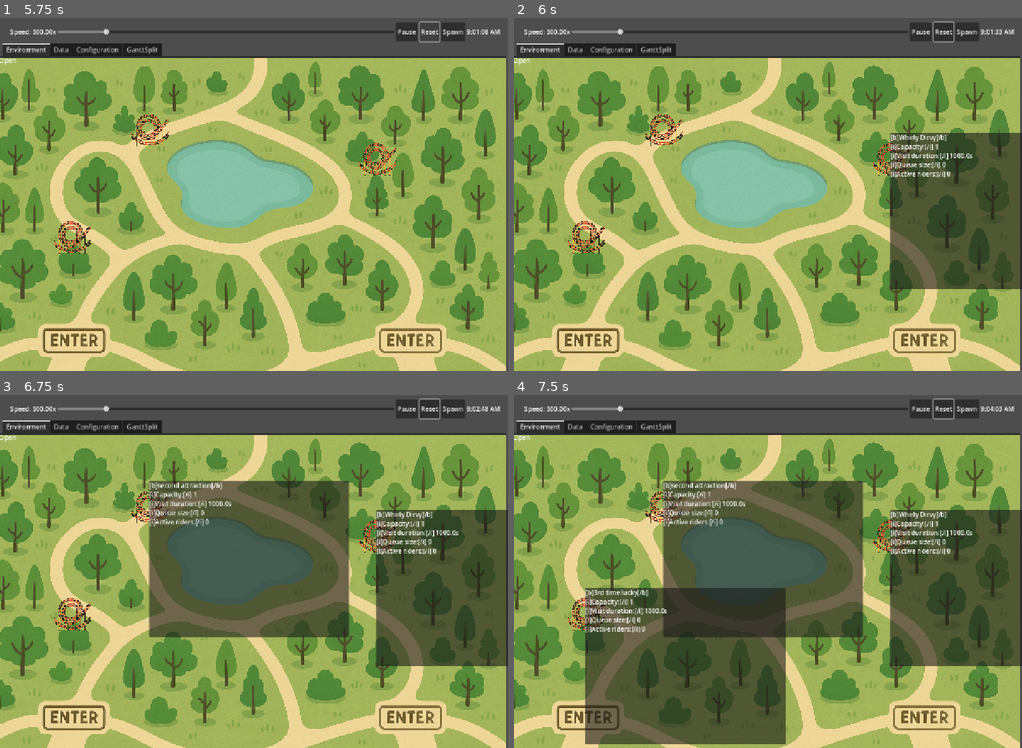
Above: before the commit, frames 1-4 (two rows, left to right).
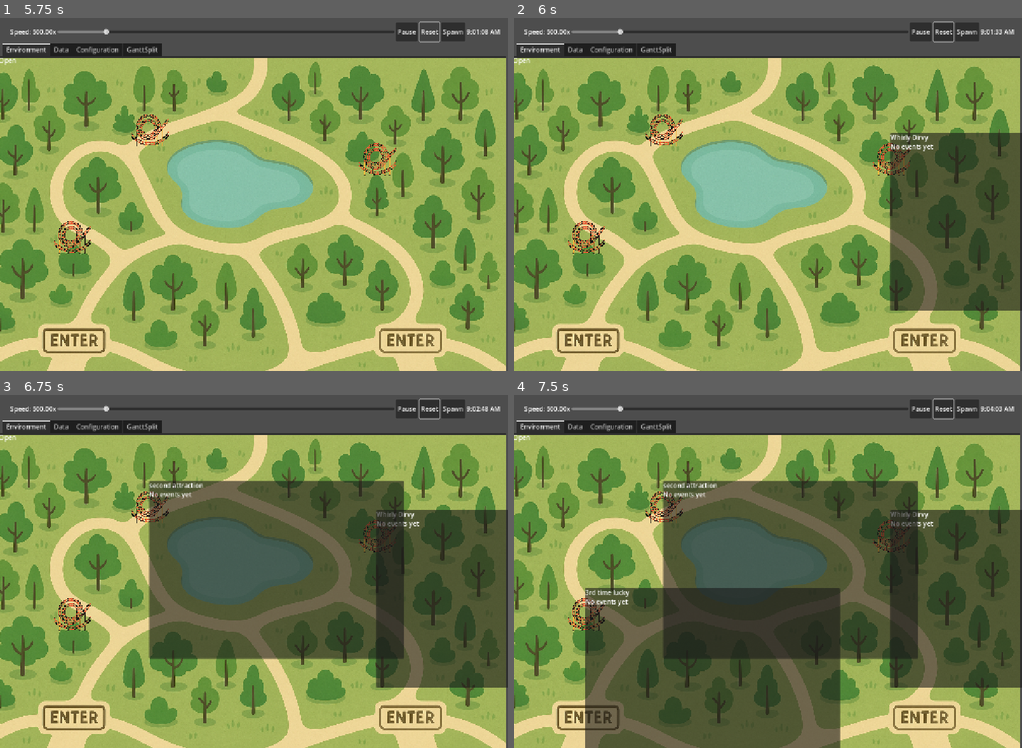
Above: after the commit, the same moments.

Repository: drewcydrew/sim-testing
Game: Godot game, scene res://Classes/World/World.tscn
Same seed, same stepped clock (60 frames per second), same inputs: the game is played once before the commit and once after it. The engine's default icon, where the game draws it, is replaced by a stand-in: a white triangle on a blue panel in a dark square.
Inputs (mouse positions are in pixels of both pictures, inside the frame that each line leads up to):
- Up to frame 1 (5.75 s): click "Play" at 0.5 s; click "Spawn" at 1.25 s; click "Spawn" at 2 s; click "Spawn" at 2.75 s; click "Pause" at 3.5 s; click "Play" at 4.25 s; click "Reset" at 5 s
- Up to frame 2 (6 s): drag from (874, 145) to (651, 116) at 5.77 s
- Up to frame 3 (6.75 s): drag from (137, 493) to (360, 522) at 6.52 s
- Up to frame 4 (7.5 s): move the mouse to (569, 599) at 7.27 s; click (569, 599) at 7.42 s

Frame 1 is identical in both runs. In frame 2, 2.2% of the frame differs, in the area x 74-100%, y 32-83%; in frame 3, 10%; in frame 4, 15%, in the area x 14-100%, y 24-100%.

Commit message:
Updating Attraction scene to use event tooltip

Diff:
--- a/Classes/Attraction/attraction.gd
+++ b/Classes/Attraction/attraction.gd
@@ -187,26 +187,27 @@
 		push_warning("Attraction has no tooltip_scene assigned.")
 		return
 
+	# Already visible? Just bring to front
 	if tooltip_instance != null and is_instance_valid(tooltip_instance):
-		# Just refresh text if already there
-		if tooltip_instance.has_method("show_tooltip"):
-			tooltip_instance.call("show_tooltip", _build_tooltip_text())
-		elif tooltip_instance.has_method("set_text"):
-			tooltip_instance.call("set_text", _build_tooltip_text())
-		return
-
+		tooltip_instance.raise()
+		tooltip_instance.visible = true
+		return
+
+	# Create fresh instance
 	tooltip_instance = tooltip_scene.instantiate() as Control
 	add_child(tooltip_instance)
 
+	# Position it above the attraction
 	tooltip_instance.position = Vector2(0, -60)
-
-	if tooltip_instance.has_method("show_tooltip"):
-		tooltip_instance.call("show_tooltip", _build_tooltip_text())
-	elif tooltip_instance.has_method("set_text"):
-		tooltip_instance.call("set_text", _build_tooltip_text())
-
 	tooltip_instance.visible = true
 	tooltip_instance.mouse_filter = Control.MOUSE_FILTER_IGNORE
+
+	# IMPORTANT: set row_key so it tracks this attraction
+	if tooltip_instance.has_method("set_row_key"):
+		tooltip_instance.call("set_row_key", attractionName)
+	else:
+		push_warning("Tooltip scene has no set_row_key() method.")
+
 
 
 func _hide_tooltip() -> void:
--- a/Classes/Attraction/attraction.tscn
+++ b/Classes/Attraction/attraction.tscn
@@ -2,7 +2,7 @@
 
 [ext_resource type="Script" uid="uid://t7fse4mstp33" path="res://Classes/Attraction/attraction.gd" id="1_f3ipd"]
 [ext_resource type="Texture2D" uid="uid://cppavw05cmbhn" path="res://Classes/Attraction/attraction.png" id="2_acn2v"]
-[ext_resource type="PackedScene" uid="uid://bq2f60waqtgbb" path="res://Classes/Tooltip/tooltip.tscn" id="2_hn5fc"]
+[ext_resource type="PackedScene" uid="uid://cljag0qwfarjg" path="res://Classes/EventTooltip/event_tooltip.tscn" id="2_f63p6"]
 
 [sub_resource type="RectangleShape2D" id="RectangleShape2D_f3ipd"]
 size = Vector2(13, 6)
@@ -14,7 +14,7 @@
 collision_layer = 0
 collision_mask = 0
 script = ExtResource("1_f3ipd")
-tooltip_scene = ExtResource("2_hn5fc")
+tooltip_scene = ExtResource("2_f63p6")
 
 [node name="CollisionShape2D" type="CollisionShape2D" parent="."]
 position = Vector2(-35.5, -31)
--- a/Classes/EventTooltip/event_tooltip.gd
+++ b/Classes/EventTooltip/event_tooltip.gd
@@ -177,37 +177,29 @@
 	if _label == null:
 		return
 
+	# Always refresh from GanttHub so we see the latest open/closed state
+	_load_initial_events_for_row()
+
 	var name: String = row_key if row_key != "" else "Entity"
 
 	if _closed_events.is_empty() and _open_event.is_empty():
-		_label.text = "%s\n[i]No events yet[/i]" % name
+		_label.text = "%s\nNo events yet" % name
 		return
 
 	var lines: Array[String] = []
 	lines.append("%s" % name)
 
-	# Current event: prefer open, else last closed
-	var current_ev: Dictionary = {}
-	if not _open_event.is_empty():
-		current_ev = _open_event
-	elif _closed_events.size() > 0:
-		current_ev = _closed_events[_closed_events.size() - 1]
-
+	# ── Current event: ONLY show if there is an open event ─────────
 	lines.append("Current event")
-	if current_ev.is_empty():
-		lines.append("[i]None[/i]")
+	if _open_event.is_empty():
+		lines.append("None")
 	else:
-		lines.append(_format_event_line(current_ev, true))
-
-	# Previous events: closed ones in reverse order (skip the one used as current)
+		lines.append(_format_event_line(_open_event, true))
+
+	# ── Previous events: all closed events, newest first ───────────
 	var has_previous: bool = false
 	for i in range(_closed_events.size() - 1, -1, -1):
 		var ev: Dictionary = _closed_events[i]
-
-		# If this is the same object we used as current (when no open event),
-		# skip it here.
-		if not current_ev.is_empty() and ev == current_ev:
-			continue
 
 		if _is_zero_duration_event(ev):
 			continue
